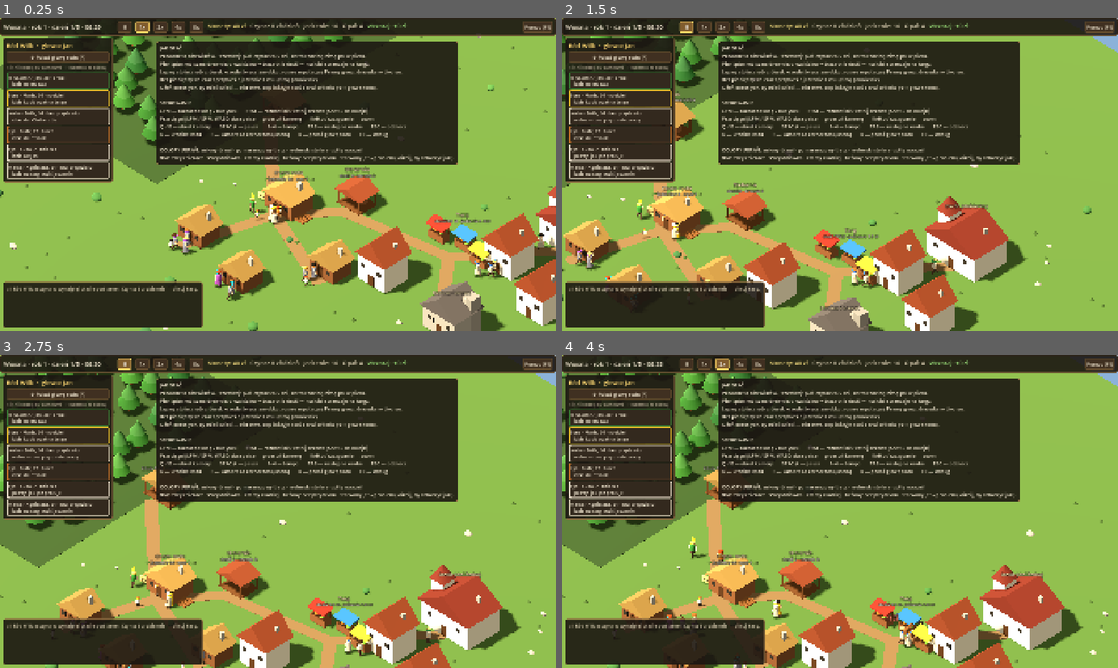
Above: before the commit, frames 1-4 (two rows, left to right).
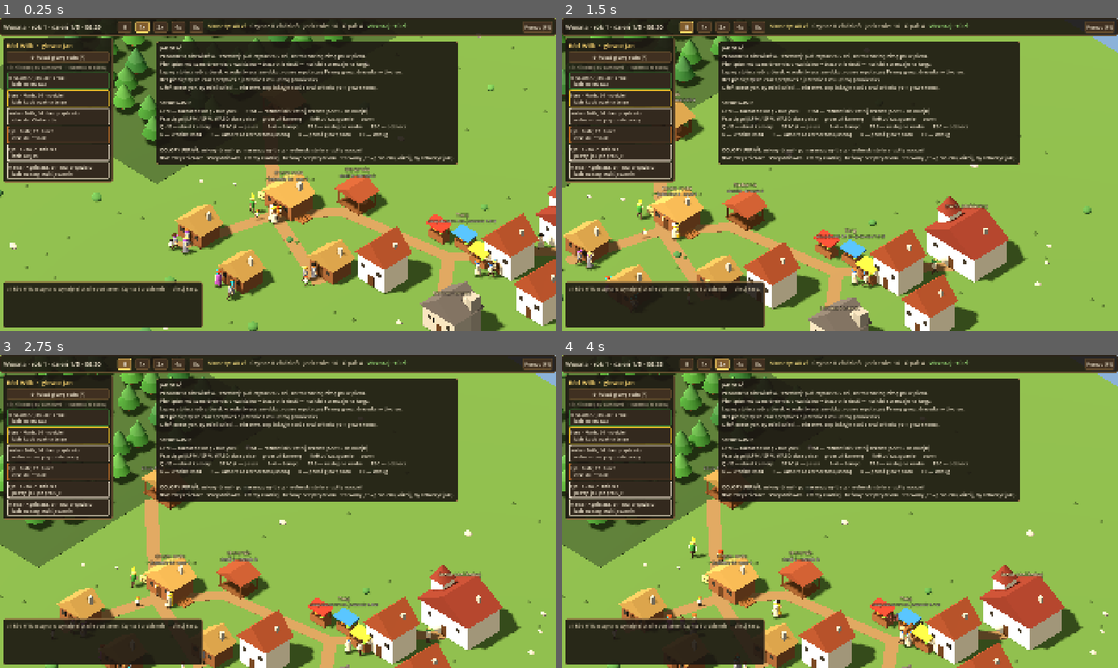
Above: after the commit, the same moments.

Repository: dwdzdc/dynastia
Game: Godot game, scene res://game/main.tscn
Same seed, same stepped clock (60 frames per second), same inputs: the game is played once before the commit and once after it.
Inputs (mouse positions are in pixels of both pictures, inside the frame that each line leads up to):
- Up to frame 1 (0.25 s): no input
- Up to frame 2 (1.5 s): tap Enter at 0.5 s; move the mouse to (962, 158) at 0.52 s; hold D 0.53-1.25 s; tap 1 at 0.6 s; click (962, 158) at 0.67 s; tap Space at 0.77 s; drag from (728, 190) to (812, 237) at 1.27 s
- Up to frame 3 (2.75 s): click "II" at 2 s
- Up to frame 4 (4 s): click "1x" at 2.75 s; click "2x" at 3.5 s

The runs differ from the first frame. In frame 1, less than 0.1% of the frame differs, in the area x 77-90%, y 64-66%; in frame 2, 0.1%, in the area x 45-59%, y 69-71%; in frame 3, less than 0.1%; in frame 4, less than 0.1%.

Commit message:
H1: kupiec jako osoba (SimMarket) - wlasna kasa i zapas, cena z zapasu
Kupiec z rodu Bednarzy placi z kasy swojego gospodarstwa, bierze tyle, na ile ma
pieniadze i zbyt; nosiciel z niesprzedanym towarem czeka z powodem. Do H3 dobowy
zawor import/eksport z miastem. Zakupy jedzenia i opalu z zapasu kupca.
Usuniete ceny i nasycenie z SimHousehold.

Co-Authored-By: Claude Opus 5.5 <noreply@anthropic.com>

Diff:
--- a/data/balance.json
+++ b/data/balance.json
@@ -213,17 +213,6 @@
     "evict_days": 2,
     "rehouse_rent_days": 4,
     "debt_jail_days": 4,
-    "prices": {
-      "food": 1.0,
-      "plank": 3.0,
-      "chair_base": 9.0,
-      "chair_quality_mult": 14.0,
-      "firewood": 2.5
-    },
-    "saturation_per_unit": 0.03,
-    "saturation_min": 0.45,
-    "reputation_per_chair": 0.6,
-    "reputation_price_mult": 0.012,
     "reputation_decay_day": 0.15,
     "firewood_per_day": {
       "spring": 0.5,
@@ -370,5 +359,55 @@
     "max_age_gap_days": 14.0,
     "wedding_cost": 15.0,
     "know_well": 15.0
+  },
+  "market": {
+    "storage": {
+      "food": 80,
+      "log": 40,
+      "plank": 80,
+      "chair": 24
+    },
+    "start_stock": {
+      "food": 40,
+      "log": 16
+    },
+    "goods": {
+      "food": {
+        "base": 1.0,
+        "target": 40,
+        "import_price": 0.8,
+        "export_price": 0.5
+      },
+      "log": {
+        "base": 2.5,
+        "target": 20,
+        "import_price": 0.8,
+        "export_price": 0.5
+      },
+      "plank": {
+        "base": 3.0,
+        "target": 30,
+        "import_price": 1.2,
+        "export_price": 0.9
+      },
+      "chair": {
+        "base": 9.0,
+        "quality_mult": 14.0,
+        "target": 3,
+        "import_price": 0.0,
+        "export_price": 0.95
+      }
+    },
+    "elasticity": 0.6,
+    "min_mult": 0.5,
+    "max_mult": 2.0,
+    "buy_ratio": 0.85,
+    "max_stock_ratio": 2.0,
+    "import_below": 0.5,
+    "export_above": 1.0,
+    "reputation_price_mult": 0.012,
+    "reputation_per_chair": 0.6,
+    "reputation_neutral_quality": 0.35,
+    "reputation_min": -20.0
   }
 }
--- a/data/people.json
+++ b/data/people.json
@@ -48,7 +48,7 @@
       {"key": "w", "name": "Teresa", "sex": "f", "age_days": 20.0, "spouse": "h", "attached": true, "surname": "Duda", "traits": [], "character": ["lojalny"], "job": "laborer"},
       {"key": "b", "name": "Józef", "sex": "m", "age_days": 2.0, "mother": "w", "father": "h", "traits": [], "character": [], "job": "none"}
     ]},
-    {"name": "Bednarz", "surname": "Bednarz", "home": "t1", "cash": 200.0, "owns": ["t1", "t2", "t3", "market"], "role": "merchant", "members": [
+    {"name": "Bednarz", "surname": "Bednarz", "home": "t1", "cash": 400.0, "owns": ["t1", "t2", "t3", "market"], "role": "merchant", "members": [
       {"key": "m", "name": "Mikołaj", "sex": "m", "age_days": 41.0, "root": true, "traits": [], "character": ["ambitny"], "job": "none"},
       {"key": "w", "name": "Regina", "sex": "f", "age_days": 38.0, "spouse": "m", "attached": true, "surname": "Mazur", "traits": [], "character": ["pamietliwy"], "job": "none"},
       {"key": "s", "name": "Tomasz", "sex": "m", "age_days": 15.0, "mother": "w", "father": "m", "traits": ["zreczny"], "character": ["ciekawski"], "job": "none"}
--- a/sim/household.gd
+++ b/sim/household.gd
@@ -1,5 +1,5 @@
 # SimHousehold — gospodarstwo domowe (S6): kto mieszka razem i ma wspólną kasę.
-# Gotówka, dług, czynsz, cele zapasów, reputacja i (do H1) targ z nasyceniem dziennym.
+# Gotówka, dług, cele zapasów i reputacja rzemieślnicza. Ceny i targ: SimMarket.
 # Spiżarnia i opał leżą w zapasie budynku domu (`home_id`). Ród ma 0..n gospodarstw.
 class_name SimHousehold
 extends RefCounted
@@ -24,12 +24,6 @@
 var last_day_net: float = 0.0
 var burn_acc: float = 0.0            # ułamek kłody opału do spalenia
 
-var _prices: Dictionary
-var _sold_today: Dictionary = {}     # good -> szt. (nasycenie rynku)
-var _sat_per_unit: float
-var _sat_min: float
-var _rep_per_chair: float
-var _rep_price_mult: float
 var _rep_decay: float
 
 
@@ -41,49 +35,7 @@
 	debt_limit = float(eco["debt_limit"])
 	target_food = int(eco["default_target_food"])
 	target_firewood = int(eco["default_target_firewood"])
-	_prices = eco["prices"]
-	_sat_per_unit = float(eco["saturation_per_unit"])
-	_sat_min = float(eco["saturation_min"])
-	_rep_per_chair = float(eco["reputation_per_chair"])
-	_rep_price_mult = float(eco["reputation_price_mult"])
 	_rep_decay = float(eco["reputation_decay_day"])
-
-
-func food_price() -> float:
-	return float(_prices["food"])
-
-
-func firewood_price() -> float:
-	return float(_prices["firewood"])
-
-
-func saturation(good: String) -> float:
-	return maxf(_sat_min, 1.0 - _sat_per_unit * float(_sold_today.get(good, 0)))
-
-
-func plank_price() -> float:
-	return float(_prices["plank"]) * saturation("plank")
-
-
-func chair_price(quality: float) -> float:
-	var base := float(_prices["chair_base"]) + float(_prices["chair_quality_mult"]) * quality
-	return base * saturation("chair") * (1.0 + _rep_price_mult * reputation)
-
-
-# Sprzedaż na targu; zwraca uzyskaną kwotę.
-func sell(good: String, qty: int, qualities: Array) -> float:
-	var total := 0.0
-	for i in qty:
-		if good == "chair":
-			var q: float = float(qualities[i]) if i < qualities.size() else 0.3
-			total += chair_price(q)
-			reputation += _rep_per_chair * (q - 0.35) * 2.0
-			reputation = maxf(reputation, -20.0)
-		else:
-			total += plank_price()
-		_sold_today[good] = int(_sold_today.get(good, 0)) + 1
-	_earn(total)
-	return total
 
 
 func can_afford(amount: float) -> bool:
@@ -122,7 +74,6 @@
 	last_day_net = earned_today - spent_today
 	earned_today = 0.0
 	spent_today = 0.0
-	_sold_today.clear()
 	# Reputacja wraca powoli ku zeru (dobra słabnie, zła się zapomina).
 	reputation = maxf(0.0, reputation - _rep_decay) if reputation > 0.0 else minf(0.0, reputation + _rep_decay)
 	if debt > 0.0:
--- a/sim/jobs.gd
+++ b/sim/jobs.gd
@@ -263,7 +263,9 @@
 		return
 	a.hungry_no_food = true
 	var why := "GŁODNY — pusta spiżarnia"
-	if not _hh(a).can_afford(_hh(a).food_price()):
+	if w.market.building.amount("food") <= 0:
+		why += ", a na targu nie ma jedzenia"
+	elif not _hh(a).can_afford(w.market.sell_price("food")):
 		why += " i brak pieniędzy"
 	elif w.chore_claims.has(_claim(a, "food")):
 		why += " (ktoś już idzie po jedzenie)"
@@ -519,7 +521,7 @@
 		return true
 	# Bieda: spiżarnia pustoszeje, a nie ma za co kupić — las jest za darmo.
 	var hh = _hh(a)
-	if _home(a).amount("food") < hh.target_food / 2 and hh.cash < hh.food_price() * 4.0 \
+	if _home(a).amount("food") < hh.target_food / 2 and hh.cash < w.market.sell_price("food") * 4.0 \
 			and w.clock.current_season() != "winter":
 		_plan_forage(a)
 		return true
@@ -537,8 +539,8 @@
 	if want <= 0 or w.chore_claims.has(_claim(a, "food")):
 		return false
 	var cap := int(w.balance["carry"]["food"])
-	var afford := int(floor(hh.cash / hh.food_price()))
-	var qty := mini(mini(want, cap), mini(afford, home.space("food")))
+	var afford := int(floor(hh.cash / w.market.sell_price("food")))
+	var qty := mini(mini(want, cap), mini(mini(afford, home.space("food")), w.market.building.amount("food")))
 	if qty <= 0:
 		return false
 	w.chore_claims[_claim(a, "food")] = a.id
@@ -563,7 +565,7 @@
 	var hh = _hh(a)
 	if mill.amount("log") <= 0:
 		# Bez własnego drewna opał trzeba kupić na targu.
-		if not hh.can_afford(hh.firewood_price() * 2.0):
+		if not hh.can_afford(w.market.sell_price("log") * 2.0) or w.market.building.amount("log") <= 0:
 			return false
 		w.chore_claims[_claim(a, "firewood")] = a.id
 		a.claims.append("chore:" + _claim(a, "firewood"))
@@ -599,14 +601,18 @@
 	var mill: SimBuilding = w.building("sawmill")
 	var shop: SimBuilding = w.building("workshop")
 	var market: SimBuilding = w.building("market")
-	if shop.amount("chair") > 0:
+	if shop.amount("chair") > 0 and w.market.wants("chair") > 0:
 		_pickup_and_deliver(a, shop, "chair", market, "niesie krzesła na targ")
 		return true
 	if _carpenter_present() and shop.space("plank") > 0 and mill.amount("plank") > 0:
 		_pickup_and_deliver(a, mill, "plank", shop, "niesie deski do stolarni", shop.space("plank"))
 		return true
-	if _hh(a).sell_planks and mill.amount("plank") > 0:
+	if _hh(a).sell_planks and mill.amount("plank") > 0 and w.market.wants("plank") > 0:
 		_pickup_and_deliver(a, mill, "plank", market, "niesie deski na targ")
+		return true
+	if mill.amount("plank") > 0 and _hh(a).sell_planks:
+		_walk(a, market.door() + Vector2(1.5, 1.0), "idzie spytać kupca o deski")
+		_wait(a, "kupiec nie chce więcej desek — nie ma pieniędzy albo zbytu", "wait", true)
 		return true
 	return false
 
@@ -757,10 +763,21 @@
 		return true
 	var b: SimBuilding = w.building(bid)
 	if b.type == "market":
-		var got: float = _hh(a).sell(a.carrying, a.carrying_qty, a.carrying_qualities)
-		w.events.float_text(b.door(), "+%d zł" % int(round(got)), "money")
-		w.stats["sold_" + a.carrying] = int(w.stats.get("sold_" + a.carrying, 0)) + a.carrying_qty
-		a.clear_carry()
+		# Sprzedaż kupcowi (H1): bierze tyle, na ile ma pieniądze i zbyt.
+		var r: Dictionary = w.market.buy_from(_hh(a), a.carrying, a.carrying_qty, a.carrying_qualities)
+		var n := int(r["qty"])
+		if n > 0:
+			w.events.float_text(b.door(), "+%d zł" % int(round(float(r["paid"]))), "money")
+			w.stats["sold_" + a.carrying] = int(w.stats.get("sold_" + a.carrying, 0)) + n
+			a.carrying_qty -= n
+			a.carrying_qualities = a.carrying_qualities.slice(n)
+		if a.carrying_qty <= 0:
+			a.clear_carry()
+			return true
+		# Reszty kupiec nie weźmie: osoba czeka z towarem i mówi dlaczego.
+		a.steps.push_front({ "t": "act", "act": "wait", "left": float(_cfg["wait_seconds"]) * 3.0,
+			"why": "kupiec nie bierze więcej (%s) — brak pieniędzy albo zbytu" % w.good_label(a.carrying),
+			"inside": "", "alert": true, "work": false })
 		return true
 	var n := mini(a.carrying_qty, b.space(a.carrying))
 	if n <= 0:
@@ -791,25 +808,21 @@
 
 
 func _fx_buy_food(a: SimAgent, qty: int) -> bool:
-	var hh = _hh(a)
-	var n := mini(qty, int(floor(hh.cash / hh.food_price())))
+	return _buy(a, "food", qty)
+
+
+func _fx_buy_firewood(a: SimAgent, qty: int) -> bool:
+	return _buy(a, "log", qty)
+
+
+# Zakup u kupca za pieniądze gospodarstwa (H2): tylko to, co ma w zapasie.
+func _buy(a: SimAgent, good: String, qty: int) -> bool:
+	var cash0 := _hh(a).cash
+	var n := w.market.sell_to(_hh(a), good, qty)
 	if n <= 0:
 		return false
-	hh.pay(n * hh.food_price())
-	w.events.float_text(w.building("market").door(), "-%d zł" % int(round(n * hh.food_price())), "cost")
-	a.carrying = "food"
-	a.carrying_qty = n
-	return true
-
-
-func _fx_buy_firewood(a: SimAgent, qty: int) -> bool:
-	var hh = _hh(a)
-	var n := mini(qty, int(floor(hh.cash / hh.firewood_price())))
-	if n <= 0:
-		return false
-	hh.pay(n * hh.firewood_price())
-	w.events.float_text(w.building("market").door(), "-%d zł" % int(round(n * hh.firewood_price())), "cost")
-	a.carrying = "log"
+	w.events.float_text(w.market.building.door(), "-%d zł" % int(round(cash0 - _hh(a).cash)), "cost")
+	a.carrying = good
 	a.carrying_qty = n
 	return true
 
--- /dev/null
+++ b/sim/market.gd
@@ -0,0 +1,131 @@
+# SimMarket — targ jako ludzie (S9, H1): kupiec z rodu kupieckiego ma własną kasę
+# (gospodarstwo roota tego rodu) i zapas w budynku targu. Skupuje tylko, gdy ma
+# pieniądze i zbyt; sprzedaje tylko to, co ma. Cena zależy od zapasu względem celu.
+# Na razie wymiana z „miastem za mapą” jest dobowym zaworem (import/eksport po cenach
+# z danych); kupcy wędrowni (H3) robią to fizycznie.
+class_name SimMarket
+extends RefCounted
+
+
+var w: SimWorld
+var building: SimBuilding
+var _cfg: Dictionary
+var _goods: Dictionary
+
+
+func _init(world: SimWorld, cfg: Dictionary) -> void:
+	w = world
+	_cfg = cfg
+	_goods = cfg["goods"]
+	building = w.building("market")
+	for g in cfg["storage"]:
+		building.capacity[g] = int(cfg["storage"][g])
+		building.stock[g] = 0
+	for g in cfg["start_stock"]:
+		building.add(g, int(cfg["start_stock"][g]))
+
+
+func merchant() -> SimPerson:
+	var l := w.lineage_by_role("merchant")
+	return w.family.persons.get(l.root_id) if l != null else null
+
+
+# Kasa kupca: gospodarstwo roota rodu kupieckiego (nikt nie ma pieniędzy z powietrza).
+func till() -> SimHousehold:
+	var m := merchant()
+	return w.households.get(m.household_id) if m != null else null
+
+
+func trades(good: String) -> bool:
+	return _goods.has(good)
+
+
+# Mnożnik ceny z zapasu: mało towaru — drożej, dużo — taniej.
+func _mult(good: String) -> float:
+	var t := float(_goods[good]["target"])
+	var s := float(building.amount(good))
+	return clampf(1.0 + float(_cfg["elasticity"]) * (1.0 - s / t), float(_cfg["min_mult"]), float(_cfg["max_mult"]))
+
+
+# Cena, po której kupiec sprzedaje.
+func sell_price(good: String) -> float:
+	return float(_goods[good]["base"]) * _mult(good)
+
+
+# Cena, którą kupiec płaci (dla krzesła z jakością i reputacją sprzedawcy).
+func buy_price(good: String, quality: float = 0.0, reputation: float = 0.0) -> float:
+	var g: Dictionary = _goods[good]
+	var base := float(g["base"])
+	if g.has("quality_mult"):
+		base += float(g["quality_mult"]) * quality
+		base *= 1.0 + float(_cfg["reputation_price_mult"]) * reputation
+	return base * _mult(good) * float(_cfg["buy_ratio"])
+
+
+# Ile sztuk kupiec jeszcze weźmie: miejsce w składzie i sensowny zapas (zbyt).
+func wants(good: String) -> int:
+	if not trades(good):
+		return 0
+	var cap := int(float(_goods[good]["target"]) * float(_cfg["max_stock_ratio"]))
+	return maxi(0, mini(building.space(good), cap - building.amount(good)))
+
+
+# Sprzedawca oddaje towar kupcowi. Zwraca { qty, paid }; kupiec płaci z własnej kasy.
+func buy_from(seller: SimHousehold, good: String, qty: int, qualities: Array) -> Dictionary:
+	var t := till()
+	var n := 0
+	var paid := 0.0
+	while n < qty and n < wants(good) and t != null:
+		var q: float = float(qualities[n]) if n < qualities.size() else 0.0
+		var price := buy_price(good, q, seller.reputation)
+		if t.cash < price:
+			break
+		t.pay(price)
+		seller.earn(price)
+		paid += price
+		building.add(good, 1)
+		if good == "chair":
+			building.chair_qualities.append(q)
+			seller.reputation = maxf(seller.reputation + float(_cfg["reputation_per_chair"]) * (q - float(_cfg["reputation_neutral_quality"])) * 2.0,
+				float(_cfg["reputation_min"]))
+		n += 1
+	return { "qty": n, "paid": paid }
+
+
+# Kupujący bierze towar z zapasu kupca. Zwraca liczbę kupionych sztuk.
+func sell_to(buyer: SimHousehold, good: String, qty: int) -> int:
+	var n := 0
+	var t := till()
+	while n < qty and building.amount(good) > 0:
+		var price := sell_price(good)
+		if buyer.cash < price:
+			break
+		buyer.pay(price)
+		if t != null:
+			t.earn(price)
+		building.take(good, 1)
+		n += 1
+	return n
+
+
+# Zawór dobowy: braki dowiezione z miasta, nadwyżki wywiezione (płaci/dostaje kupiec).
+func new_day() -> void:
+	var t := till()
+	if t == null:
+		return
+	for good in _goods:
+		var g: Dictionary = _goods[good]
+		var target := float(g["target"])
+		var have := building.amount(good)
+		if float(g["import_price"]) > 0.0 and have < target * float(_cfg["import_below"]):
+			var unit := float(g["base"]) * float(g["import_price"])
+			var n := mini(int(target) - have, int(floor(t.cash / unit)))
+			if n > 0:
+				t.pay(n * unit)
+				building.add(good, n)
+		elif float(g["export_price"]) > 0.0 and have > target * float(_cfg["export_above"]):
+			var n := have - int(target)
+			t.earn(n * float(g["base"]) * float(g["export_price"]))
+			building.take(good, n)
+			if good == "chair":
+				building.chair_qualities = building.chair_qualities.slice(n)
--- a/sim/world.gd
+++ b/sim/world.gd
@@ -21,6 +21,7 @@
 var bonds: SimBonds
 var together: SimTogether
 var ai: SimAI
+var market: SimMarket
 var chronicle: SimChronicle
 
 var buildings: Dictionary = {}   # id -> SimBuilding
@@ -77,6 +78,7 @@
 	ai = SimAI.new(self)
 	family.setup_start()
 	_spawn_society()
+	market = SimMarket.new(self, balance["market"])
 	for p in family.living():
 		p.set_meta("stage", family.stage_of(p))
 	note("Ród %s zaczyna w wynajętej chacie pod lasem. Czynsz %d zł dziennie — pilnuj kasy." % [
@@ -717,6 +719,7 @@
 			var pr := person_of(a)
 			note("%s zachorował%s." % [pr.name, "" if pr.sex == "m" else "a"], "warn", a.position)
 	together.end_day()
+	market.new_day()
 	ai.new_day()
 	family.new_day()
 	bonds.prune()
--- a/tests/run_tests.gd
+++ b/tests/run_tests.gd
@@ -71,6 +71,7 @@
 	_test_ai_households_live()
 	_test_bonds_across_lineages()
 	_test_marriage_with_existing_people()
+	_test_merchant_is_a_person()
 	_test_world_deterministic()
 	_test_world_30_days_autonomous()
 	_test_economy_chain_produces_income()
@@ -954,6 +955,27 @@
 	check("no fitting candidates, no wedding", f.marriage_candidates(gran).is_empty())
 
 
+func _test_merchant_is_a_person() -> void:
+	var w = _new_world()
+	var mk = w.market
+	check("merchant is a person from the merchant lineage", mk.merchant() != null and mk.merchant().surname == "Bednarz" and mk.till() != w.household)
+	var p0: float = mk.buy_price("plank")
+	mk.building.add("plank", 40)
+	check("price drops as the merchant's stock grows", mk.buy_price("plank") < p0)
+	var till = mk.till()
+	var seller = w.household
+	var cash0: float = seller.cash
+	var till0: float = till.cash
+	var r: Dictionary = mk.buy_from(seller, "plank", 2, [])
+	check("merchant pays from his own till", int(r["qty"]) == 2 and is_equal_approx(seller.cash - cash0, till0 - till.cash))
+	till.cash = 0.0
+	r = mk.buy_from(seller, "plank", 2, [])
+	check("merchant without money buys nothing", int(r["qty"]) == 0)
+	till.cash = 1000.0
+	mk.building.add("plank", 200)
+	check("merchant with a full store wants no more", mk.wants("plank") == 0 and int(mk.buy_from(seller, "plank", 1, [])["qty"]) == 0)
+
+
 func _state_sig(w) -> String:
 	var parts: Array = ["%.3f" % w.household.cash, str(w.building("sawmill").stock)]
 	for a in w.agents:
@@ -1044,12 +1066,17 @@
 	w.family.set_seeking(piotr.id, true)
 	_run_days_auto(w, 25.0)
 	check("seeking adult eventually marries", not piotr.unions.is_empty())
-	var n0: int = w.family.player_lineage().members.size()
 	for p in w.family.living():
 		if w.family.can_marry(p):
 			w.family.set_seeking(p.id, true)
-	_run_days_auto(w, 30.0)
-	check("married couples have children", w.family.player_lineage().members.size() > n0)
+	_run_days_auto(w, 15.0)
+	# Dziecko pary, która pobrała się w trakcie gry (matka nie jest z rodziny startowej).
+	var start_ids: Array = [1, 2, 3, 4, 5, 6]
+	var born := false
+	for e in w.chronicle.of_kind("birth"):
+		if int(e["lineage"]) == w.family.player_lineage_id and not int(e["who"][1]) in start_ids:
+			born = true
+	check("married couples have children", born)
 	var in_lineage := true
 	var departed := []
 	for e in w.chronicle.of_kind("departure"):
--- a/ui/hud.gd
+++ b/ui/hud.gd
@@ -630,9 +630,15 @@
 				return "Deski: %d / %d\nKrzesła: %d / %d (jakość: %s)" % [b.amount("plank"), int(b.capacity["plank"]), b.amount("chair"), int(b.capacity["chair"]), qtxt], 18)
 			_dyn(func(): return "Stolarze: %d. 2 deski = 1 krzesło. Lepszy stolarz = droższe krzesła i reputacja." % _count_job("carpenter"), 16, DIM)
 		"market":
-			_dyn(func(): return "Ceny dziś:\n  deski: %.1f zł/szt\n  krzesło: %d–%d zł (wg jakości)\n  jedzenie: %.1f zł/posiłek\n  opał (kupno): %.1f zł/kłoda" % [
-				hh.plank_price(), int(hh.chair_price(0.2)), int(hh.chair_price(0.8)), hh.food_price(), hh.firewood_price()], 18)
-			_dyn(func(): return "Reputacja stolarska rodu: %.1f\nIm więcej sprzedasz jednego dnia, tym niższa cena (mały rynek)." % hh.reputation, 16, DIM)
+			var mk := world.market
+			_dyn(func():
+				var m := mk.merchant()
+				var t := mk.till()
+				return "Kupiec: %s · kasa kupca: %d zł" % [m.full_name() if m != null else "nikt", int(t.cash) if t != null else 0], 17)
+			_dyn(func(): return "Kupiec płaci:\n  deski: %.1f zł/szt (weźmie jeszcze %d)\n  krzesło: %d–%d zł wg jakości (weźmie %d)\nKupiec sprzedaje:\n  jedzenie: %.1f zł (ma %d)\n  opał: %.1f zł/kłoda (ma %d)" % [
+				mk.buy_price("plank"), mk.wants("plank"), int(mk.buy_price("chair", 0.2, hh.reputation)), int(mk.buy_price("chair", 0.8, hh.reputation)), mk.wants("chair"),
+				mk.sell_price("food"), mk.building.amount("food"), mk.sell_price("log"), mk.building.amount("log")], 17)
+			_dyn(func(): return "Reputacja stolarska rodu: %.1f\nIm więcej towaru ma kupiec, tym mniej płaci; bez pieniędzy nie kupi nic." % hh.reputation, 16, DIM)
 			var sell := _button("", func(): hh.sell_planks = not hh.sell_planks, 17)
 			_info_box.add_child(sell)
 			_info_updaters.append(func(): sell.text = "Sprzedawaj deski: " + ("TAK" if hh.sell_planks else "NIE (tylko do stolarni)"))
@@ -917,5 +923,5 @@
 		"workshop":
 			return "deski %d · krzesła %d" % [b.amount("plank"), b.amount("chair")]
 		"market":
-			return "deski %.1f zł · jedzenie %.1f zł" % [world.household.plank_price(), world.household.food_price()]
+			return "skup desek %.1f zł · jedzenie %.1f zł" % [world.market.buy_price("plank"), world.market.sell_price("food")]
 	return ""
Not shown, added: sim/market.gd.uid
Not shown, changed: progress.md
